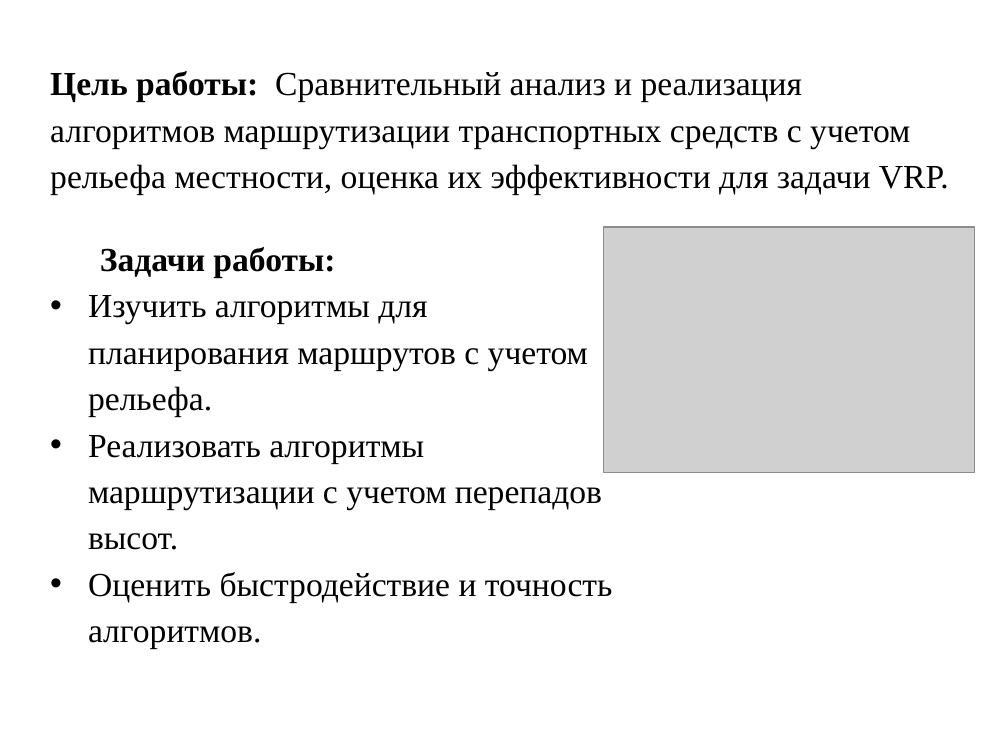
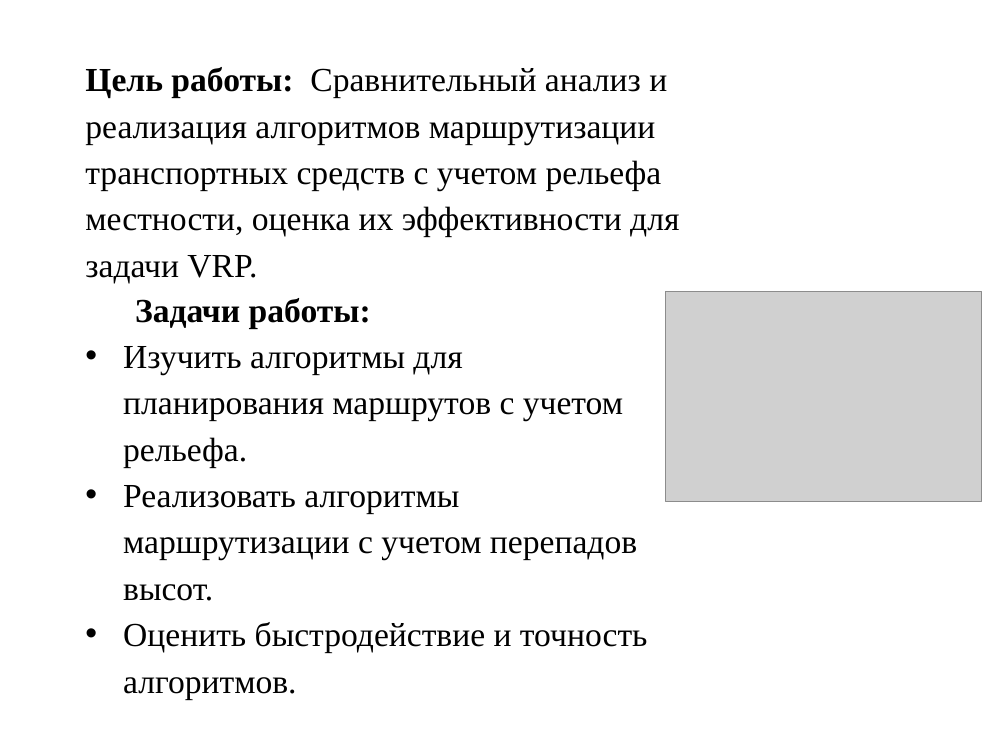
Before and after one commit to borriskiz/vrpcource, a slide deck: slide 2 of НечаевМаршрут.pptx. Drawn at 1008x756 pixels with LibreOffice and Linux fonts; fonts in the diff are those of the drawing; grey boxes stand for pictures; background and template pictures are left out. Boxes give left, top, right and bottom in pixels: in the first picture for what was removed or moved away, otherwise in the second. Text is boxed around its words. In the diff, an @@ line names an element or a change of style, - is before the commit and + after.

```diff
--- a/НечаевМаршрут.pptx
+++ b/НечаевМаршрут.pptx
@@ text "Цель работы: Сравнительный анализ и ..." rewrapped from [50, 71, 949, 195] to [85, 67, 679, 283] @@
@@ text "Задачи работы:": place and size @@
-text "Задачи работы:" at [88, 247, 613, 648]
+text "Задачи работы:" at [123, 298, 648, 699]
@@ picture: place and size @@
-picture at [604, 227, 975, 473]
+picture at [665, 291, 982, 501]
@@ text at [123, 346, 648, 699]: indent changed @@
```
Also in this commit, not shown: 5 other slides changed, 1 slide added.
